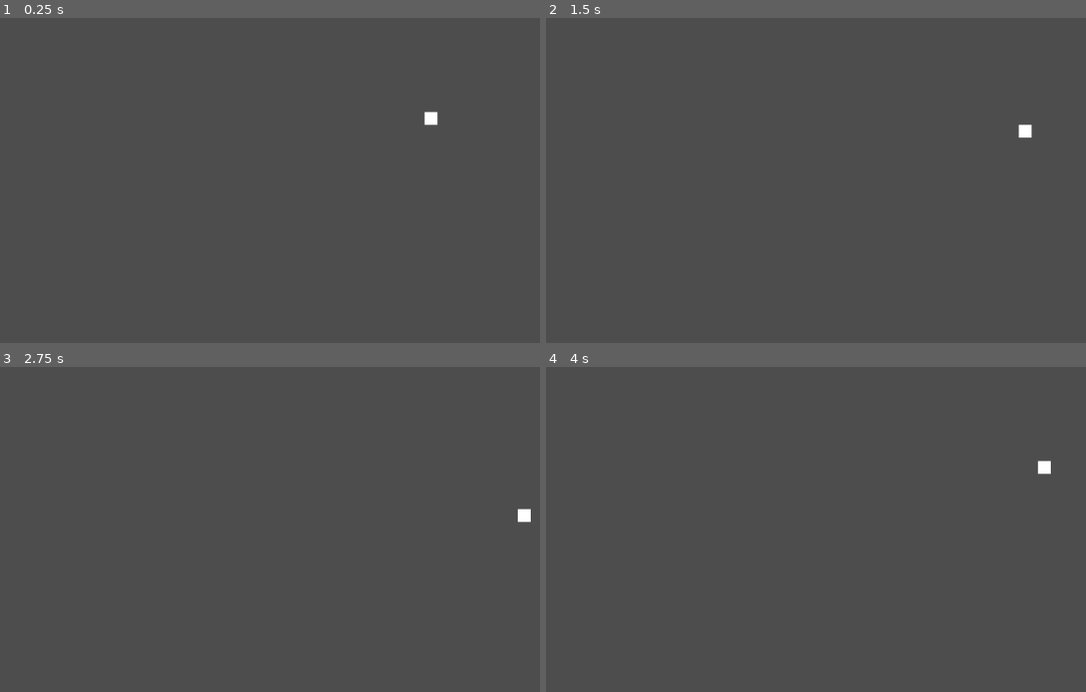
Above: before the commit, frames 1-4 (two rows, left to right).
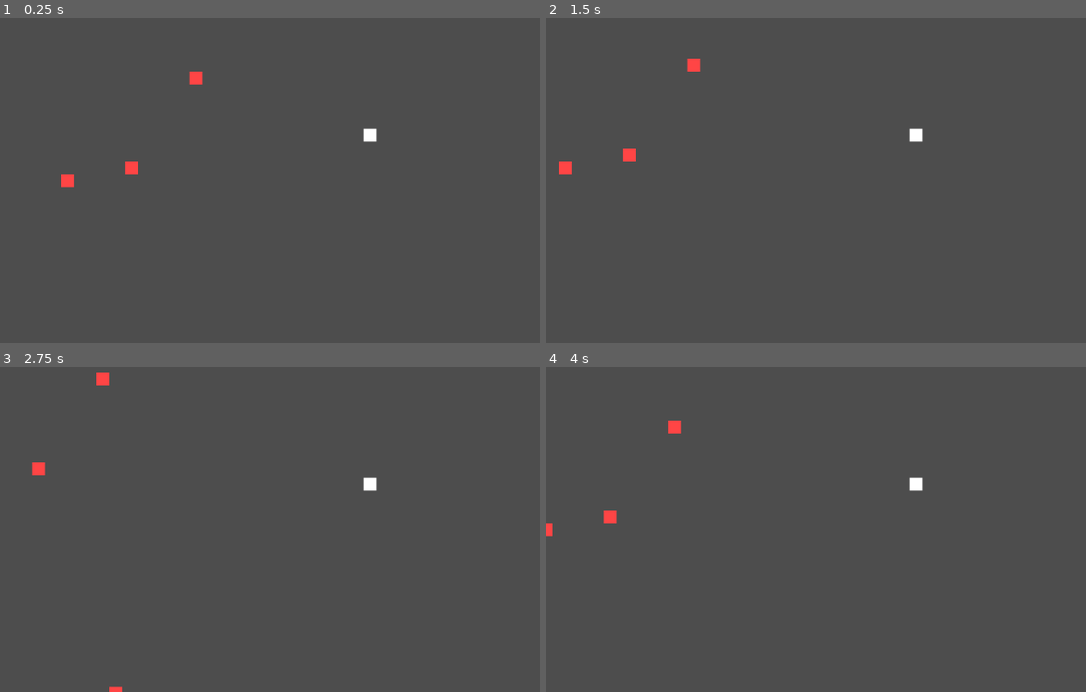
Above: after the commit, the same moments.

Repository: bhnord/LDJam56
Game: Godot game, scene res://scenes/ben_test.tscn
The game is run twice, just before and just after one commit, with the same random seed, the same clock (stepped at 60 frames per second) and the same inputs.
Inputs:
- Up to frame 1 (0.25 s): no input
- Up to frame 2 (1.5 s): tap Enter at 0.5 s; hold D (right) 0.53-1.28 s; hold S (down) from 1.28 s (still down)
- Up to frame 3 (2.75 s): release S (down) at 2.03 s; hold D (right) from 2.03 s (still down)
- Up to frame 4 (4 s): release D (right) at 2.78 s; hold W (up) 2.78-3.53 s; hold A (left) from 3.53 s (still down)

The runs differ from the first frame. In frame 1, 0.5% of the frame differs, in the area x 11-82%, y 16-53%; in frame 2, 0.5%; in frame 3, 0.5%; in frame 4, 0.5%.

Commit message:
spawn in n hooks

Diff:
--- /dev/null
+++ b/other/hooks.tscn
@@ -0,0 +1,6 @@
+[gd_scene load_steps=2 format=3 uid="uid://dfonpmtdtv4xx"]
+
+[ext_resource type="Script" path="res://scripts/hooks.gd" id="1_0ntxh"]
+
+[node name="Hooks" type="Node"]
+script = ExtResource("1_0ntxh")
--- a/project.godot
+++ b/project.godot
@@ -11,12 +11,12 @@
 [application]
 
 config/name="LDJam56"
-
 run/main_scene="res://scenes/ben_test.tscn"
 config/features=PackedStringArray("4.3", "Forward Plus")
 config/icon="res://icon.svg"
 
 [autoload]
+
 GameManager="*res://scripts/game_manager.gd"
 
 [input]
--- a/scenes/ben_test.tscn
+++ b/scenes/ben_test.tscn
@@ -1,8 +1,11 @@
-[gd_scene load_steps=2 format=3 uid="uid://c1u5msjgbihyj"]
+[gd_scene load_steps=3 format=3 uid="uid://c1u5msjgbihyj"]
 
 [ext_resource type="PackedScene" uid="uid://dpvlu3o4haytq" path="res://sprites/player.tscn" id="1_ywjba"]
+[ext_resource type="PackedScene" uid="uid://dfonpmtdtv4xx" path="res://other/hooks.tscn" id="2_gjf3u"]
 
 [node name="BenTest" type="Node2D"]
 
 [node name="Player" parent="." instance=ExtResource("1_ywjba")]
 position = Vector2(671, 298)
+
+[node name="Hooks" parent="." instance=ExtResource("2_gjf3u")]
--- /dev/null
+++ b/scripts/hooks.gd
@@ -0,0 +1,51 @@
+extends Node
+
+
+
+var NUM_HOOKS = 10
+var hooks_at = []
+var hook = preload("res://sprites/hook.tscn")
+
+# Called when the node enters the scene tree for the first time.
+func _ready() -> void:
+
+	spawn_hooks()
+
+
+
+# Called every frame. 'delta' is the elapsed time since the previous frame.
+var wait = 0
+func _process(delta: float) -> void:
+	pass
+	##testing
+	#wait+=delta
+	#if wait > 1:
+		#wait=0
+		#_add_random_hook()
+
+
+func spawn_hooks()->void:
+	for i in range(NUM_HOOKS):
+		_add_random_hook()
+
+#TODO: Fine tune mult to space hooks well
+#TODO: Fine tune mod to fit into screen
+func _get_rand_in_bounds()->int:
+	return (randi()%100)*10
+
+
+func _add_random_hook():
+	var x = _get_rand_in_bounds()
+	var y = _get_rand_in_bounds()
+	while [x,y] in hooks_at:
+		x = _get_rand_in_bounds()
+		y = _get_rand_in_bounds()
+	_add_hook(x,y)
+	hooks_at.append([x,y])
+
+
+func _add_hook(x:int,y:int)->void:
+	var object = hook.instantiate()
+	call_deferred("add_child", object)
+	object.global_position=Vector2(x,y)
+	pass
--- a/scripts/player.gd
+++ b/scripts/player.gd
@@ -16,7 +16,6 @@
 		Input.get_action_strength("right")-Input.get_action_strength("left"),
 		Input.get_action_strength("down")-Input.get_action_strength("up")
 	)
-	print(input_direction)
 	velocity=input_direction*move_speed
 	move_and_slide()
 
--- /dev/null
+++ b/sprites/hook.tscn
@@ -0,0 +1,11 @@
+[gd_scene format=3 uid="uid://dq1gx24glrtg3"]
+
+[node name="Hook" type="Node2D"]
+
+[node name="ColorRect" type="ColorRect" parent="."]
+offset_left = -10.0
+offset_top = -11.0
+offset_right = 30.0
+offset_bottom = 29.0
+scale = Vector2(0.491086, 0.491086)
+color = Color(1, 0.27, 0.27, 1)
--- a/sprites/player.tscn
+++ b/sprites/player.tscn
@@ -18,3 +18,5 @@
 offset_right = 30.0
 offset_bottom = 30.0
 scale = Vector2(0.496707, 0.494368)
+
+[node name="Camera2D" type="Camera2D" parent="."]
Not shown: 1 places in scenes/GameManager.tscn that only renumber resources
Not shown: 1 places in scenes/Shop.tscn that only renumber resources
Not shown, added: other/hoo8A48.tmp
Not shown, added: other/hooD6D2.tmp
